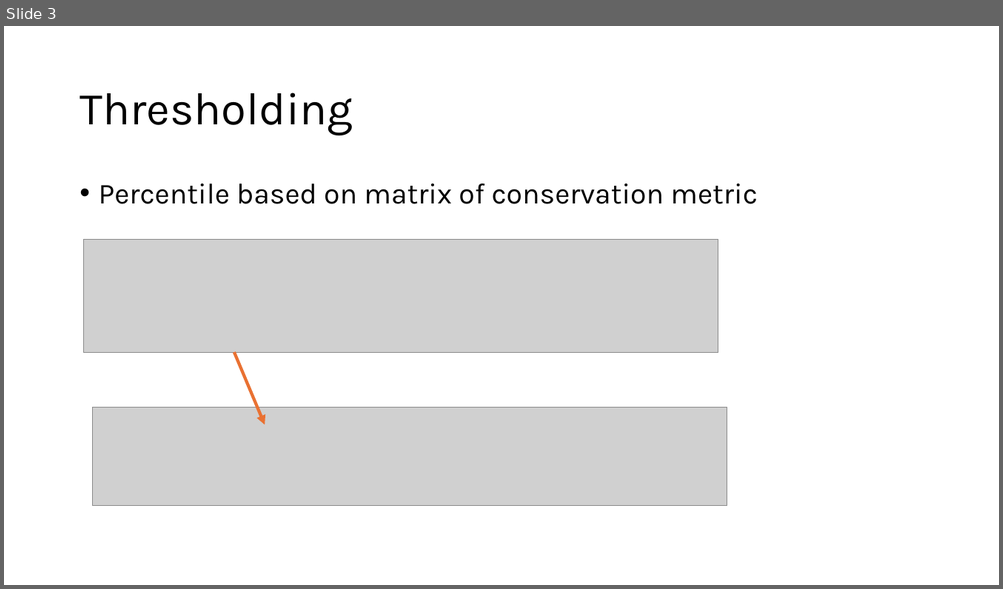
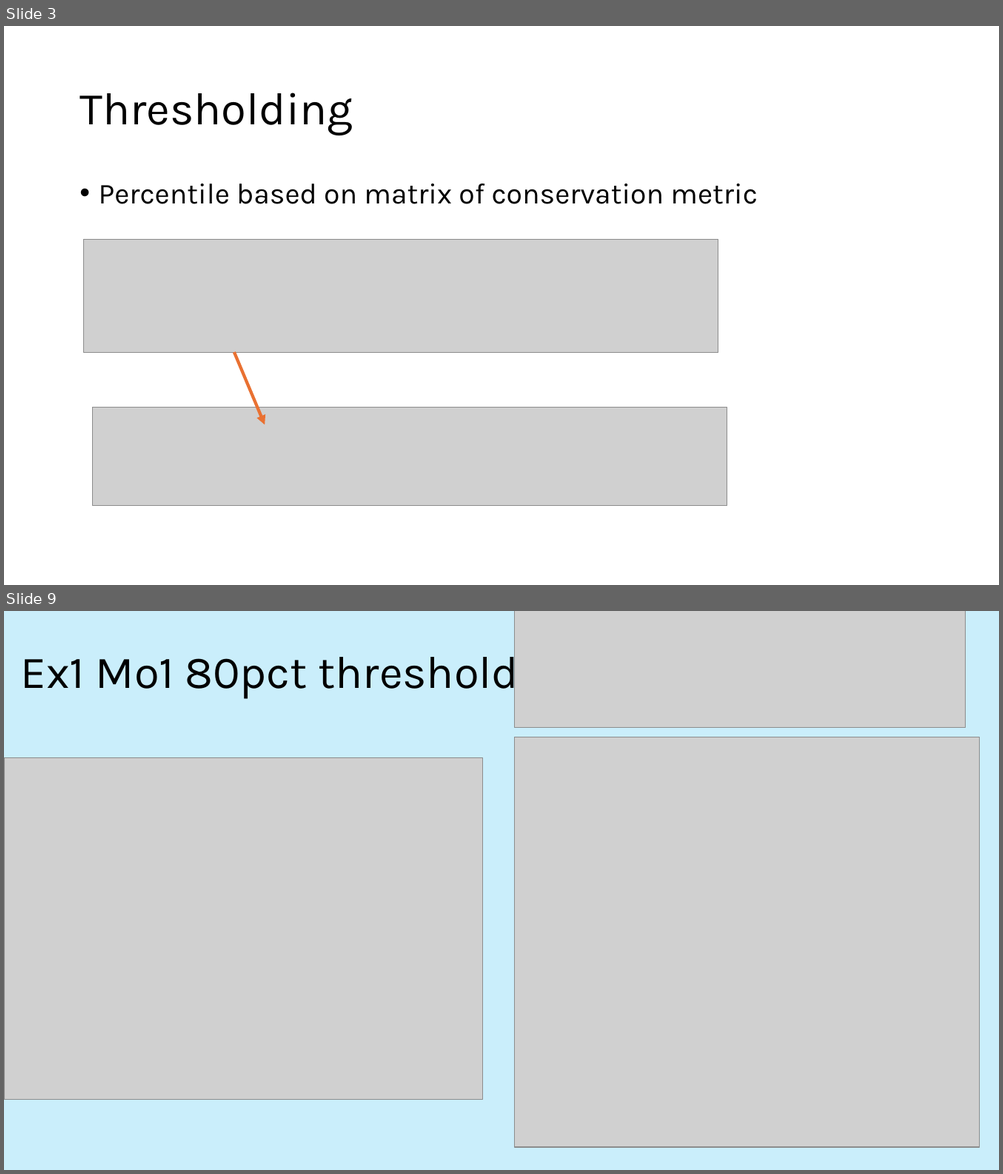
Before and after one commit to eshin21/drippy, a slide deck: Presentations/May Motif Gallery.pptx. Shown one above the other, each under a label of ours: slide 3 before the commit, slides 3 and 9 after it; the slides between them are not shown. The pictures are 1003x589 and 1003x1174 pixels, drawn with LibreOffice and Linux fonts; fonts in the diff are those of the drawing; grey boxes stand for pictures. Boxes give left, top, right and bottom in pixels: in the first picture for what was removed or moved away, otherwise in the second. Text is boxed around its words. In the diff, an @@ line names an element or a change of style, - is before the commit and + after.

```diff
--- a/Presentations/May Motif Gallery.pptx
+++ b/Presentations/May Motif Gallery.pptx
@@ slide 9 added at (x1=4, y1=611, x2=999, y2=1170), background #CAEEFB @@
@@ picture added at (x1=515, y1=611, x2=965, y2=728) @@
@@ title added at (x1=21, y1=647, x2=518, y2=699), 44 pt, text #000000 @@
+Ex1 Mo1 80pct threshold
@@ picture added at (x1=515, y1=737, x2=979, y2=1147) @@
@@ picture added at (x1=4, y1=758, x2=482, y2=1099) @@
```
Also in this commit, not shown: 2 slides changed, 4 other slides added, 1 slide removed, 5 other files.
